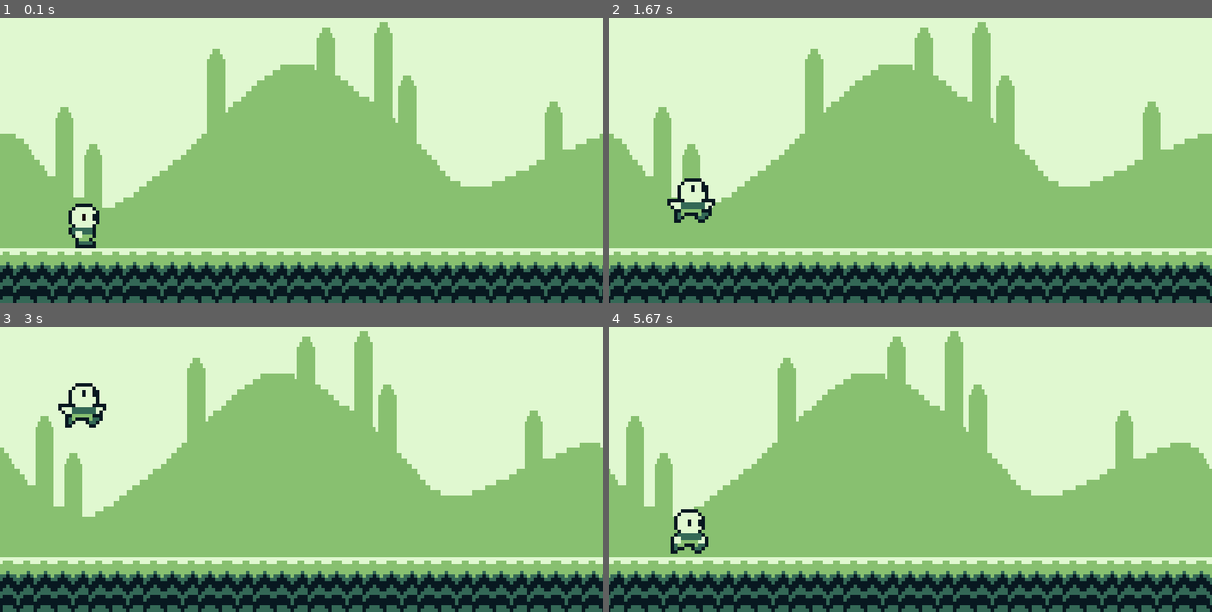
Above: before the commit, frames 1-4 (two rows, left to right).
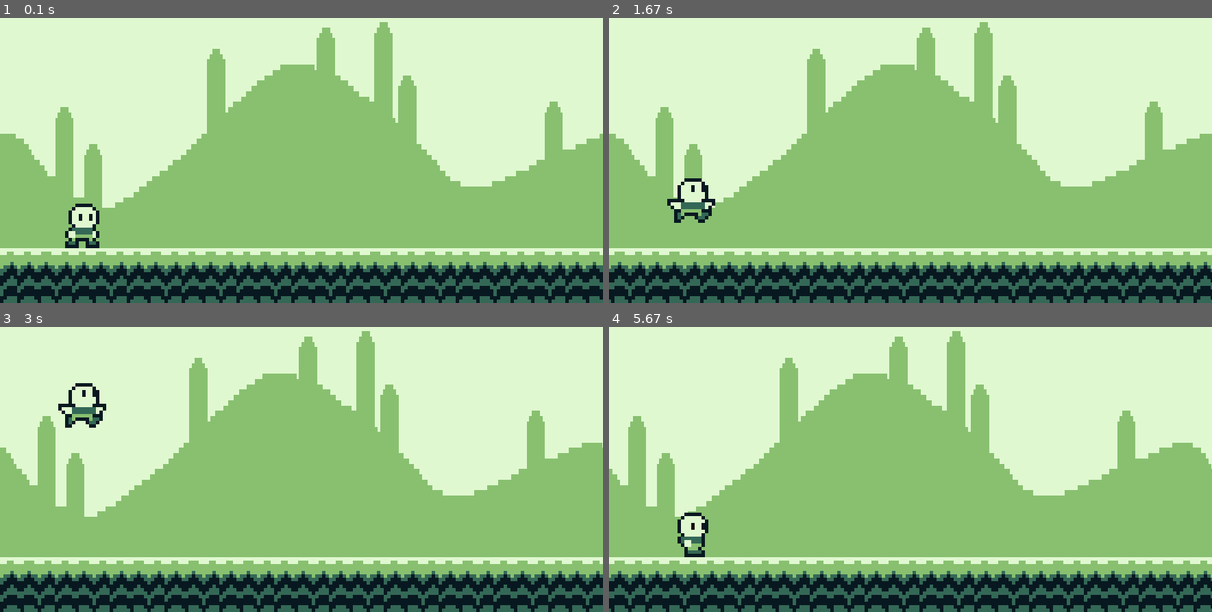
Above: after the commit, the same moments.

Repository: jperelygin/pygame_practice
Game: pygame game, started from beware_the_night/Game.py
Same seed, same stepped clock (60 frames per second), same inputs: the game is played once before the commit and once after it.
Inputs:
- Up to frame 1 (0.1 s): no input
- Up to frame 2 (1.67 s): tap Space at 0.33, 0.73, 1.03, 1.23, 1.57 s
- Up to frame 3 (3 s): tap Space at 1.87, 2.07, 2.37, 2.63, 2.97 s
- Up to frame 4 (5.67 s): tap Space at 3.27, 3.4, 3.8, 4.1, 4.87, 5.17, 5.37 s

The runs differ from the first frame. In frame 1, 6.3% of the frame differs, in the area x 0-100%, y 68-100%; in frame 2, 6.0%; in frame 3, 6.1%; in frame 4, 6.7%, in the area x 0-100%, y 1-100%.

Commit message:
Beware the night 0.2
Added idle stand at the start. Added start by press space. Added score.

Diff:
--- a/beware_the_night/Background.py
+++ b/beware_the_night/Background.py
@@ -1,11 +1,14 @@
 import pygame
 import conf
 from spritesheet_parser import get_sprite
+
+DAY_SPRITE = get_sprite(conf.backgrounds, (231, 62), 0, 0)
+NIGHT_SPRITE = get_sprite(conf.backgrounds, (231, 62), 1, 0)
 
 
 class Background(pygame.sprite.Sprite):
     def __init__(self, x):
         super().__init__()
-        self.image = get_sprite(conf.backgrounds, (231, 62), 0, 0)
+        self.image = DAY_SPRITE
         self.image = pygame.transform.scale(self.image, (conf.SCREEN_WIDTH + 2, conf.SCREEN_HEIGHT))
         self.rect = self.image.get_rect(topleft=(x, 0))
--- a/beware_the_night/Game.py
+++ b/beware_the_night/Game.py
@@ -13,41 +13,40 @@
         self.screen = pygame.display.set_mode(conf.RES)
         self.clock = pygame.time.Clock()
         self.player = pygame.sprite.GroupSingle()
-        self.player.add(Player())
+        self.player_instance = Player()
+        self.player.add(self.player_instance)
         self.background = pygame.sprite.Group()
         self.background.add(Background(0))
         self.floor = pygame.sprite.Group()
-        floor_increment = 0
-        # TODO: Move to separate function
-        while floor_increment < conf.SCREEN_WIDTH + 10:
-            self.floor.add(Floor(floor_increment))
-            floor_increment += conf.INGAME_TILE_SIZE[0]
-            print(f"floor: {self.floor}")
+        self.floor.add(Floor(0))
         # events
         self.background_move_event = pygame.USEREVENT + 1
         pygame.time.set_timer(self.background_move_event, 100)
         self.floor_move_event = pygame.USEREVENT + 2
         pygame.time.set_timer(self.floor_move_event, 10)
+        self.score_update = pygame.USEREVENT + 3
+        pygame.time.set_timer(self.score_update, 500)
 
     def move_background(self):
         for sprite in self.background.sprites():
             sprite.rect.x -= 1
         if self.background.sprites()[-1].rect.midright[0] <= conf.SCREEN_WIDTH + 1:
             self.background.add(Background(conf.SCREEN_WIDTH + 1))
-            print(f"sprites: {self.background}")
         if self.background.sprites()[0].rect.midright[0] <= -2:
             self.background.remove(self.background.sprites()[0])
-            print(f"sprites: {self.background}")
 
     def move_floor(self):
         for sprite in self.floor.sprites():
             sprite.rect.x -= 1
-        if self.floor.sprites()[-1].rect.midright[0] <= conf.SCREEN_WIDTH:
-            self.floor.add(Floor(conf.SCREEN_WIDTH))
-            print(f"floor sprites: {self.background}")
+
+    def update_floor(self):
+        while self.floor.sprites()[-1].rect.midright[0] <= conf.SCREEN_WIDTH + 10:
+            self.floor.add(Floor(self.floor.sprites()[-1].rect.midright[0]))
         if self.floor.sprites()[0].rect.midright[0] <= -2:
             self.floor.remove(self.floor.sprites()[0])
-            print(f"floor sprites: {self.floor}")
+
+    def update_score(self):
+        self.player_instance.score += 1
 
     def new_game(self):
         pass
@@ -55,21 +54,26 @@
     def update(self):
         pygame.display.update()
         self.clock.tick(conf.FPS)
-        pygame.display.set_caption(conf.GAME_TITLE)
+        pygame.display.set_caption(f"{conf.GAME_TITLE}. Score: {self.player_instance.score}")
 
     def check_events(self):
         for event in pygame.event.get():
             if event.type == pygame.QUIT:
                 pygame.quit()
                 sys.exit(0)
-            if event.type == self.background_move_event:
+            if pygame.key.get_pressed()[pygame.K_SPACE] and not self.player_instance.running:
+                self.player_instance.running = True
+            if event.type == self.background_move_event and self.player_instance.running:
                 self.move_background()
-            if event.type == self.floor_move_event:
+            if event.type == self.floor_move_event and self.player_instance.running:
                 self.move_floor()
+            if event.type == self.score_update and self.player_instance.running:
+                self.update_score()
 
     def draw(self):
         self.screen.fill(conf.COLOR_DARK)
         self.background.draw(self.screen)
+        self.update_floor()
         self.floor.draw(self.screen)
         self.player.draw(self.screen)
         self.player.update()
--- a/beware_the_night/Player.py
+++ b/beware_the_night/Player.py
@@ -8,6 +8,13 @@
 
 IDLE_SPRITE_1 = pygame.transform.scale(get_sprite(conf.sprite_sheet, conf.TILE_SIZE, 0, 0),
                                        conf.INGAME_TILE_SIZE)
+IDLE_SPRITE_2 = pygame.transform.scale(get_sprite(conf.sprite_sheet, conf.TILE_SIZE, 0, 1),
+                                       conf.INGAME_TILE_SIZE)
+IDLE_SPRITE_3 = pygame.transform.scale(get_sprite(conf.sprite_sheet, conf.TILE_SIZE, 0, 2),
+                                       conf.INGAME_TILE_SIZE)
+IDLE_SPRITE_4 = pygame.transform.scale(get_sprite(conf.sprite_sheet, conf.TILE_SIZE, 0, 3),
+                                       conf.INGAME_TILE_SIZE)
+IDLE_SPRITES = [IDLE_SPRITE_1, IDLE_SPRITE_2, IDLE_SPRITE_3]
 
 RUN_SPRITE_1 = pygame.transform.scale(get_sprite(conf.sprite_sheet, conf.TILE_SIZE, 1, 0),
                                       conf.INGAME_TILE_SIZE)
@@ -24,21 +31,32 @@
         self.image = IDLE_SPRITE_1
         self.rect = self.image.get_rect(bottomleft=conf.PLAYER_POSITION)
         self.gravity = 0
-        self.running = 0
+        self.idle_sprite = 0
+        self.running = False
+        self.run_sprite = 0
+        self.score = 0
 
     def run(self):
         if self.rect.bottom >= conf.PLAYER_POSITION[1]:
-            self.running += 0.1
-            if self.running >= len(RUN_SPRITES):
-                self.running = 0
-            self.image = RUN_SPRITES[int(self.running)]
+            self.run_sprite += 0.1
+            if self.run_sprite >= len(RUN_SPRITES):
+                self.run_sprite = 0
+            self.image = RUN_SPRITES[int(self.run_sprite)]
             self.image.set_colorkey(conf.COLOR_TRANSPARENT)
 
+    def idle(self):
+        self.idle_sprite += 0.05
+        if self.idle_sprite >= len(IDLE_SPRITES):
+            self.idle_sprite = 0
+        self.image = IDLE_SPRITES[int(self.idle_sprite)]
+        self.image.set_colorkey(conf.COLOR_TRANSPARENT)
+
     def input(self):
-        if pygame.key.get_pressed()[pygame.K_SPACE] and self.rect.bottom >= conf.PLAYER_POSITION[1]:
-            self.image = JUMP_SPRITE
-            self.image.set_colorkey(conf.COLOR_TRANSPARENT)
-            self.gravity = -20
+        if pygame.key.get_pressed()[pygame.K_SPACE] and self.score > 1:
+            if self.running and self.rect.bottom >= conf.PLAYER_POSITION[1]:
+                self.image = JUMP_SPRITE
+                self.image.set_colorkey(conf.COLOR_TRANSPARENT)
+                self.gravity = -20
 
     def apply_gravity(self):
         self.gravity += 1
@@ -47,12 +65,9 @@
             self.rect.bottom = conf.PLAYER_POSITION[1]
 
     def update(self):
-        self.run()
+        if self.running:
+            self.run()
+        else:
+            self.idle()
         self.input()
         self.apply_gravity()
-
-        # player_surf = get_sprite(conf.sprite_sheet, 16, 16, 1, int(self.sprite_counter))
-        # player_surf.set_colorkey(conf.COLOR_TRANSPARENT)
-        # player_surf = pygame.transform.scale(player_surf, (200, 200))
-        # player_rect = player_surf.get_rect(center=(conf.SCREEN_WIDTH // 2, conf.SCREEN_HEIGHT // 2))
-        # self.screen.blit(player_surf, player_rect)
Binary file changed: beware_the_night/assets/backgrounds2.png
